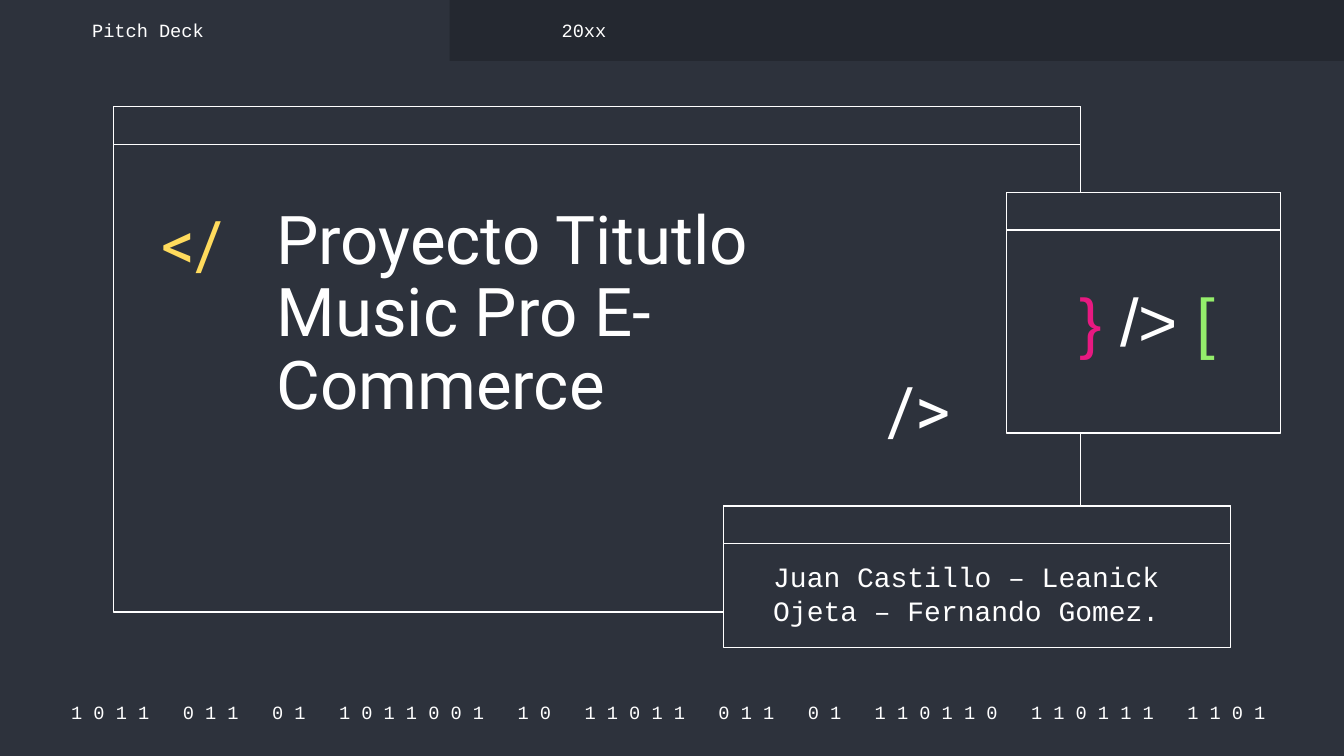
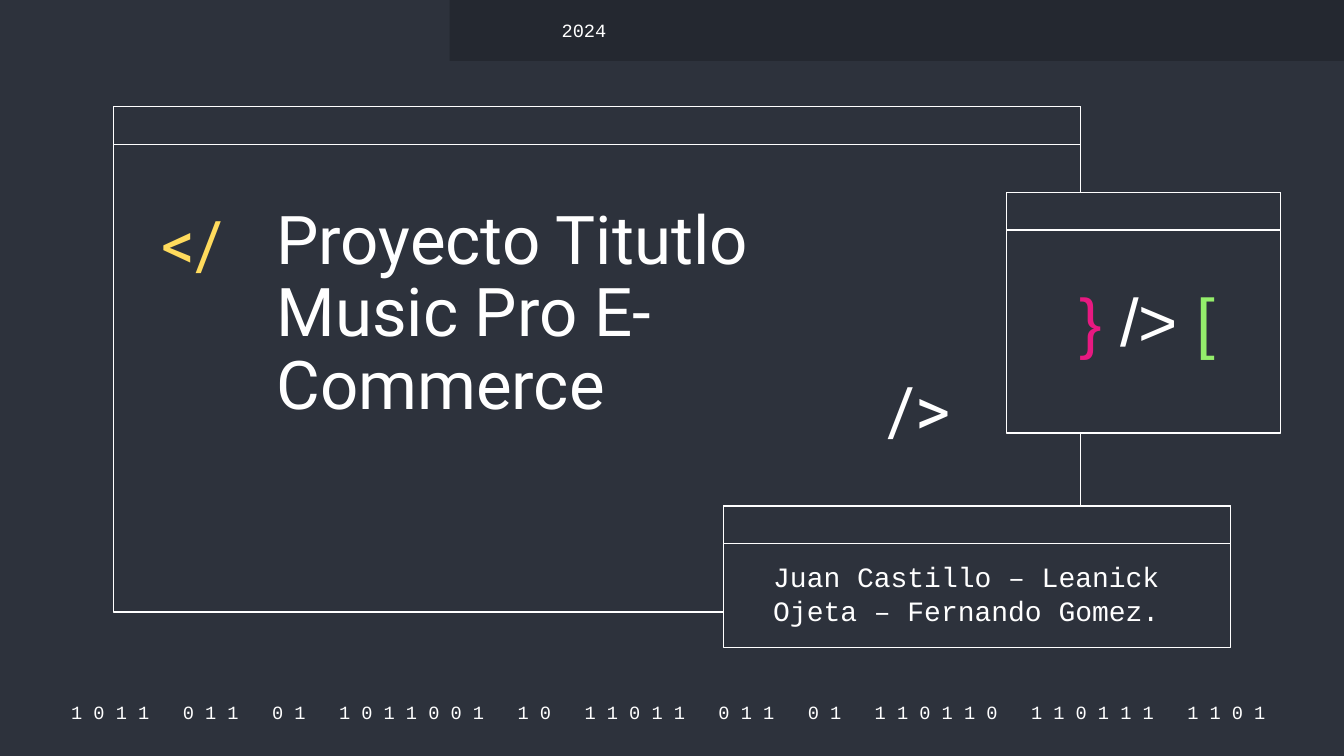
Before and after one commit to juancasthgo/Capstone-MusicPro, a slide deck: slide 1 of Fase 2/Evidencias Proyecto/Presentacion Proyecto/Presentacion Sistema.pptx. Drawn at 1344x756 pixels with LibreOffice and Linux fonts; fonts in the diff are those of the drawing. Boxes give left, top, right and bottom in pixels: in the first picture for what was removed or moved away, otherwise in the second. Text is boxed around its words. In the diff, an @@ line names an element or a change of style, - is before the commit and + after.

```diff
--- a/Fase 2/Evidencias Proyecto/Presentacion Proyecto/Presentacion Sistema.pptx
+++ b/Fase 2/Evidencias Proyecto/Presentacion Proyecto/Presentacion Sistema.pptx
@@ text removed at (x1=92, y1=24, x2=204, y2=37) @@
-Pitch Deck
@@ text at (x1=562, y1=24, x2=607, y2=37): text changed @@
-20xx
+2024
```
Also in this commit, not shown: 2 other slides changed.
